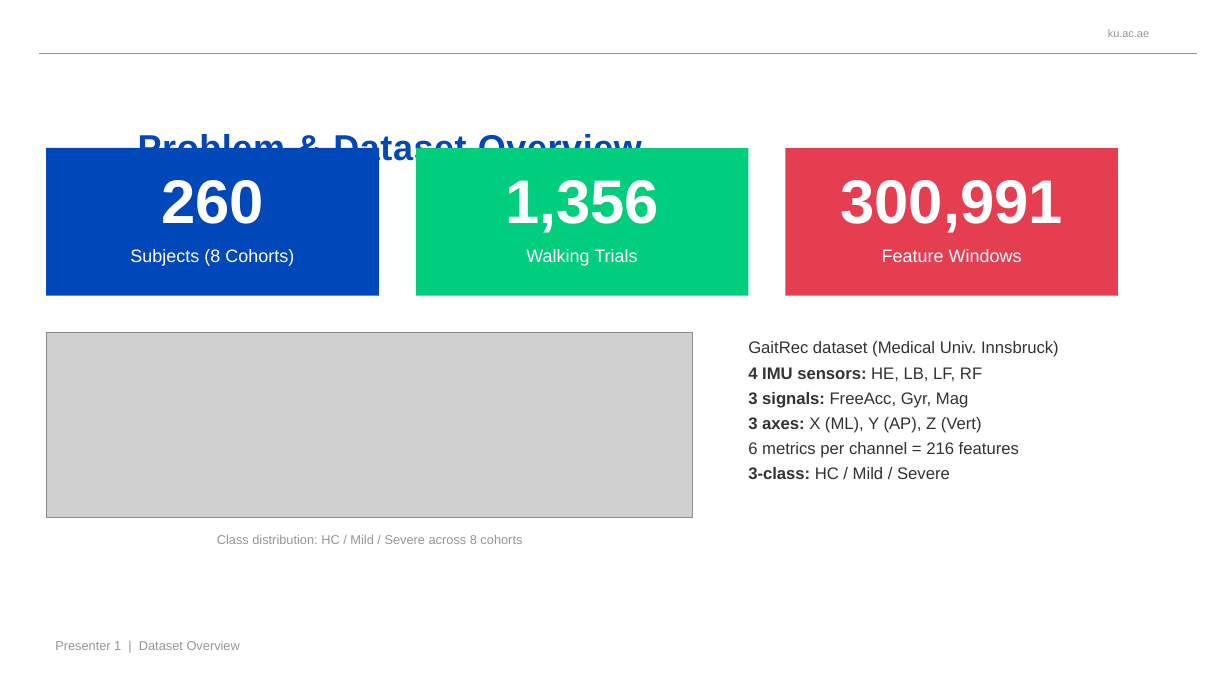
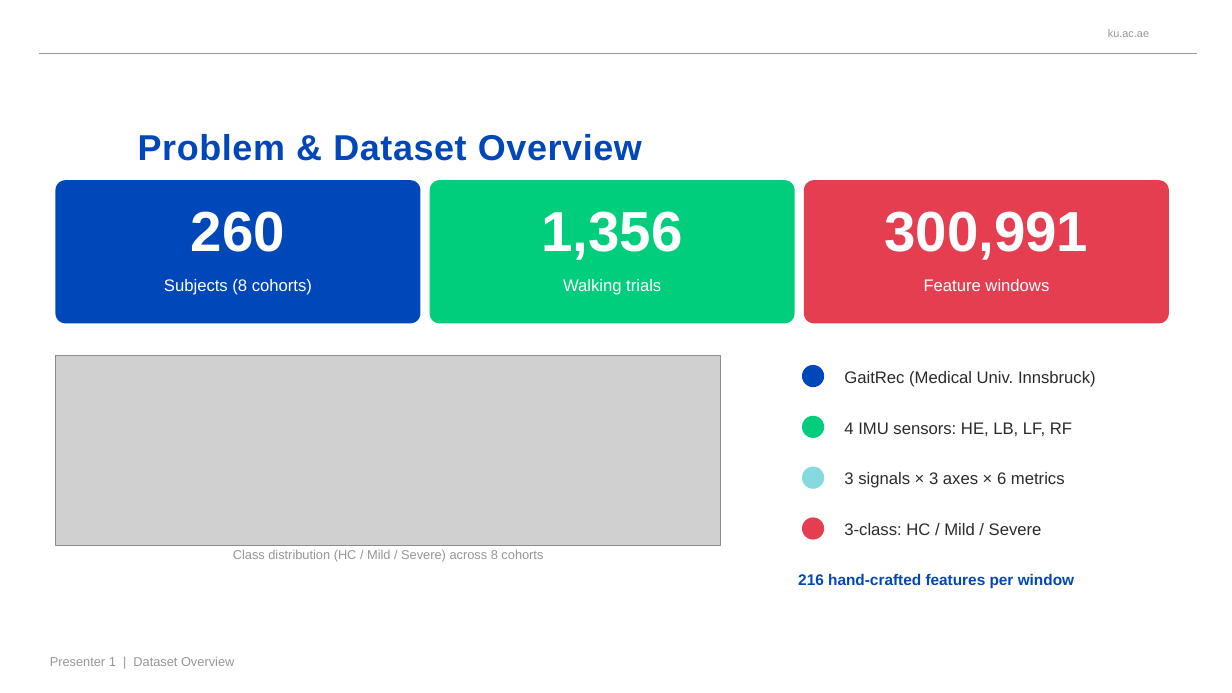
Before and after one commit to LukeLi97/BMED712, a slide deck: slide 2 of results/Final_Presentation_Track_A.pptx (slide 3 before the commit). Drawn at 1232x693 pixels with LibreOffice and Linux fonts; fonts in the diff are those of the drawing; grey boxes stand for pictures; background and template pictures are left out. Boxes give left, top, right and bottom in pixels: in the first picture for what was removed or moved away, otherwise in the second. Text is boxed around its words. In the diff, an @@ line names an element or a change of style, - is before the commit and + after.

```diff
--- a/results/Final_Presentation_Track_A.pptx
+++ b/results/Final_Presentation_Track_A.pptx
@@ text "260": place and size @@
-text "260" at box(161, 180, 264, 224)
+text "260" at box(191, 211, 285, 252)
@@ rounded rectangle: place and size @@
-rounded rectangle at box(46, 148, 379, 296)
+rounded rectangle at box(55, 180, 421, 323)
@@ text "1,356": place and size @@
-text "1,356" at box(505, 180, 659, 233)
+text "1,356" at box(541, 211, 682, 260)
@@ rounded rectangle: place and size @@
-rounded rectangle at box(416, 148, 749, 296)
+rounded rectangle at box(430, 180, 795, 323)
@@ size 48 to 44 pt; vertical alignment top to middle in 3 elements at box(191, 211, 285, 252), box(541, 211, 682, 260), box(884, 211, 1088, 260) @@
@@ text "300,991": place and size @@
-text "300,991" at box(840, 180, 1063, 233)
+text "300,991" at box(884, 211, 1088, 260)
@@ rectangle to rounded rectangle in 3 elements at box(55, 180, 421, 323), box(430, 180, 795, 323), box(804, 180, 1169, 323) @@
@@ rounded rectangle: place and size @@
-rounded rectangle at box(786, 148, 1118, 296)
+rounded rectangle at box(804, 180, 1169, 323)
@@ text at box(164, 279, 312, 295): text changed; size 14 to 13 pt @@
-Subjects (8 Cohorts)
+Subjects (8 cohorts)
@@ text at box(563, 279, 661, 295): text changed; size 14 to 13 pt @@
-Walking Trials
+Walking trials
@@ text at box(924, 279, 1049, 291): text changed; size 14 to 13 pt @@
-Feature Windows
+Feature windows
@@ picture: place and size @@
-picture at box(46, 333, 693, 518)
+picture at box(55, 356, 721, 545)
@@ text removed at box(748, 341, 1059, 479) @@
-GaitRec dataset (Medical Univ. Innsbruck)
-4 IMU sensors: HE, LB, LF, RF
-3 signals: FreeAcc, Gyr, Mag
-3 axes: X (ML), Y (AP), Z (Vert)
-6 metrics per channel = 216 features
-3-class: HC / Mild / Severe
@@ ellipse added at box(802, 365, 824, 387), fill #0047BA @@
@@ text added at box(844, 371, 1096, 387), 13 pt, text #2B2B2B @@
+GaitRec (Medical Univ. Innsbruck)
@@ ellipse added at box(802, 416, 824, 438), fill #00CE7C @@
@@ text added at box(844, 422, 1072, 436), 13 pt, text #2B2B2B @@
+4 IMU sensors: HE, LB, LF, RF
@@ ellipse added at box(802, 467, 824, 489), fill #84DADE @@
@@ text added at box(844, 472, 1065, 488), 13 pt, text #2B2B2B @@
+3 signals × 3 axes × 6 metrics
@@ ellipse added at box(802, 518, 824, 540), fill #E53E51 @@
@@ text added at box(844, 523, 1042, 535), 13 pt, text #2B2B2B @@
+3-class: HC / Mild / Severe
@@ text at box(233, 550, 543, 562): text changed @@
-Class distribution: HC / Mild / Severe across 8 cohorts
+Class distribution (HC / Mild / Severe) across 8 cohorts
@@ text added at box(798, 574, 1074, 589), 12 pt, text #0047BA, bold @@
+216 hand-crafted features per window
@@ text "Presenter 1 | Dataset Overview": place and size @@
-text "Presenter 1 | Dataset Overview" at box(55, 641, 240, 650)
+text "Presenter 1 | Dataset Overview" at box(50, 657, 234, 666)
```
Also in this commit, not shown: 13 other slides changed, 4 slides removed, 1 other file.
